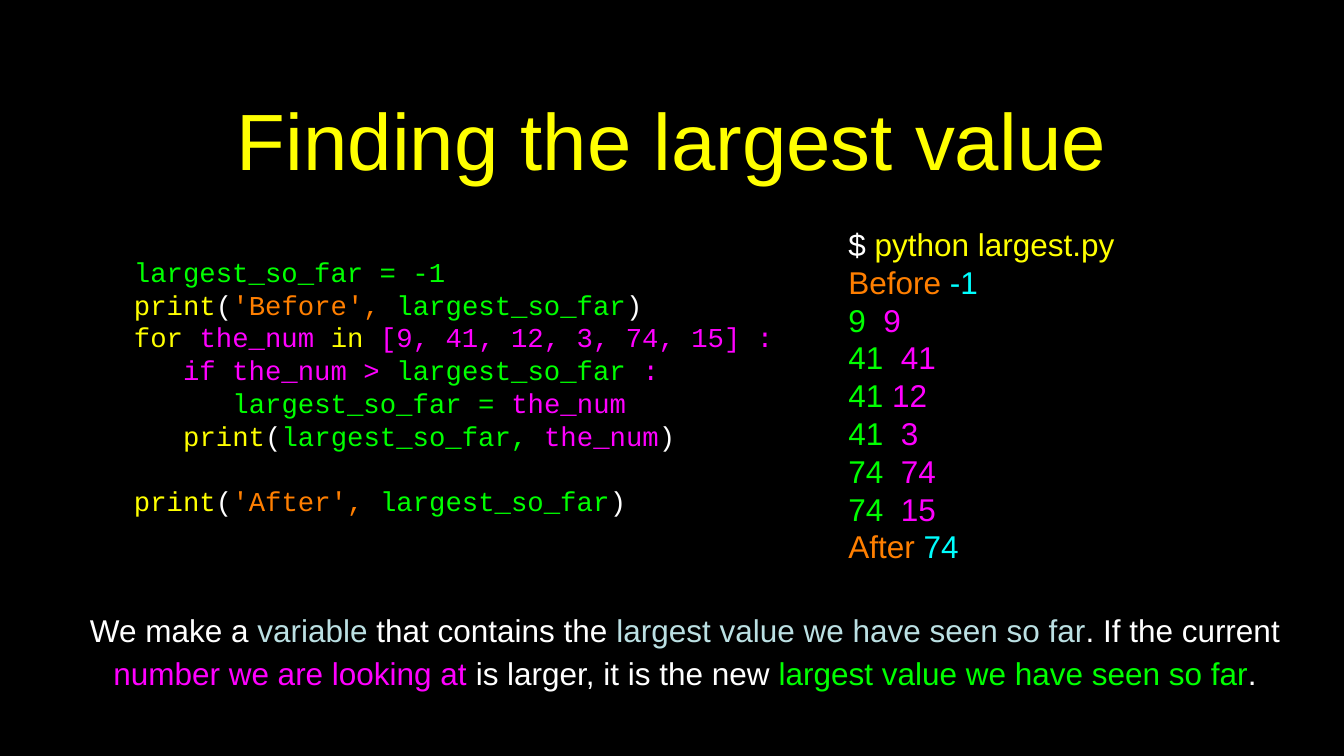
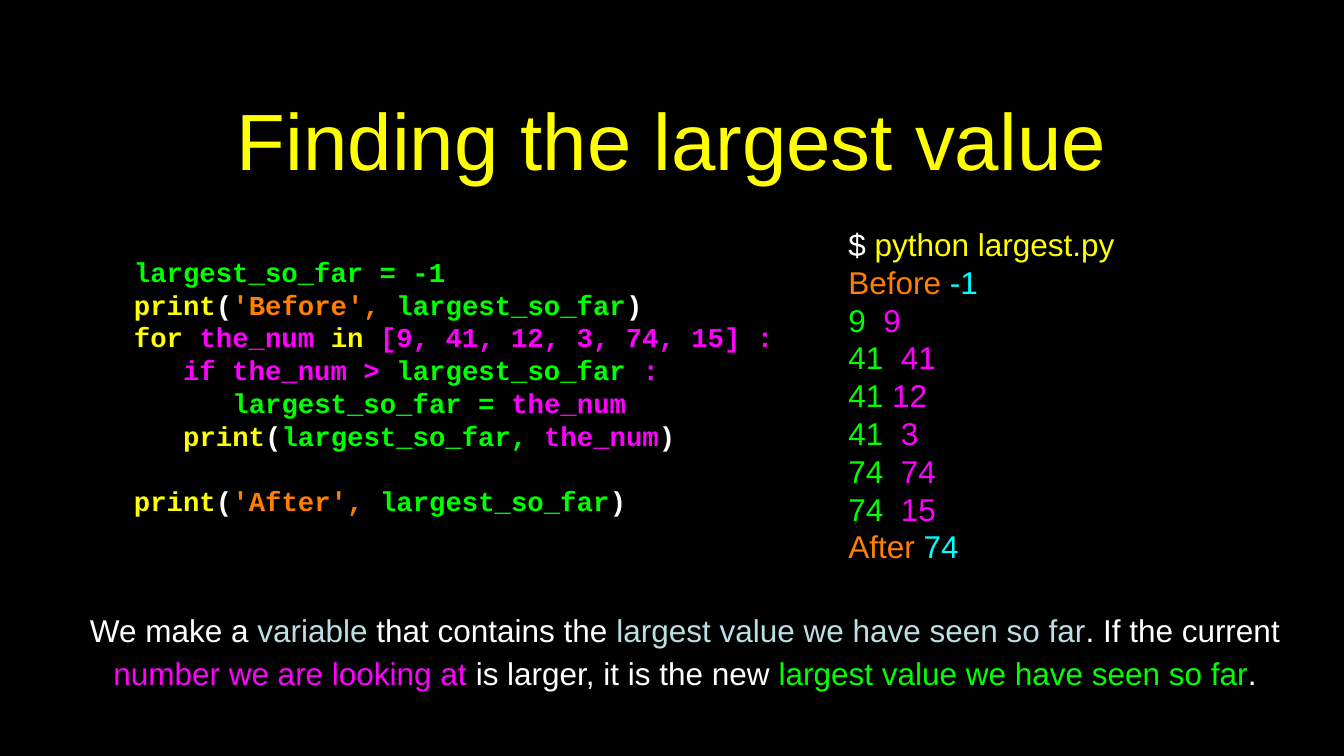
Before and after one commit to csev/py4e, a slide deck: slide 40 of lectures3/Pythonlearn-05-Iterations.pptx. Drawn at 1344x756 pixels with LibreOffice and Linux fonts; fonts in the diff are those of the drawing. Boxes give left, top, right and bottom in pixels: in the first picture for what was removed or moved away, otherwise in the second. Text is boxed around its words. In the diff, an @@ line names an element or a change of style, - is before the commit and + after.

```diff
--- a/lectures3/Pythonlearn-05-Iterations.pptx
+++ b/lectures3/Pythonlearn-05-Iterations.pptx
@@ text "largest_so_far = -1" at <box>134,263,740,517</box>: bold on @@
```
Also in this commit, not shown: 27 other slides changed, 2 slides added, 1 slide removed.
